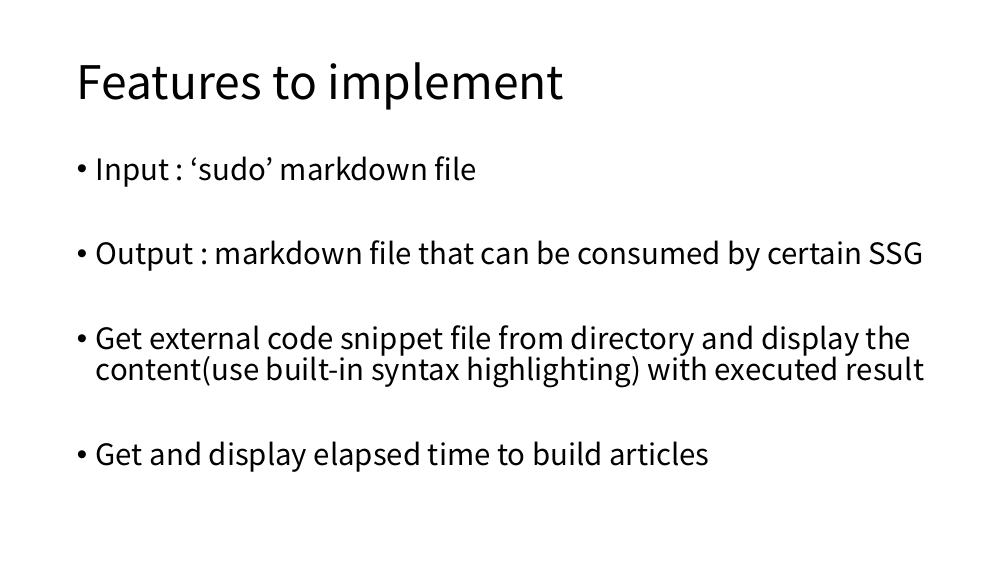
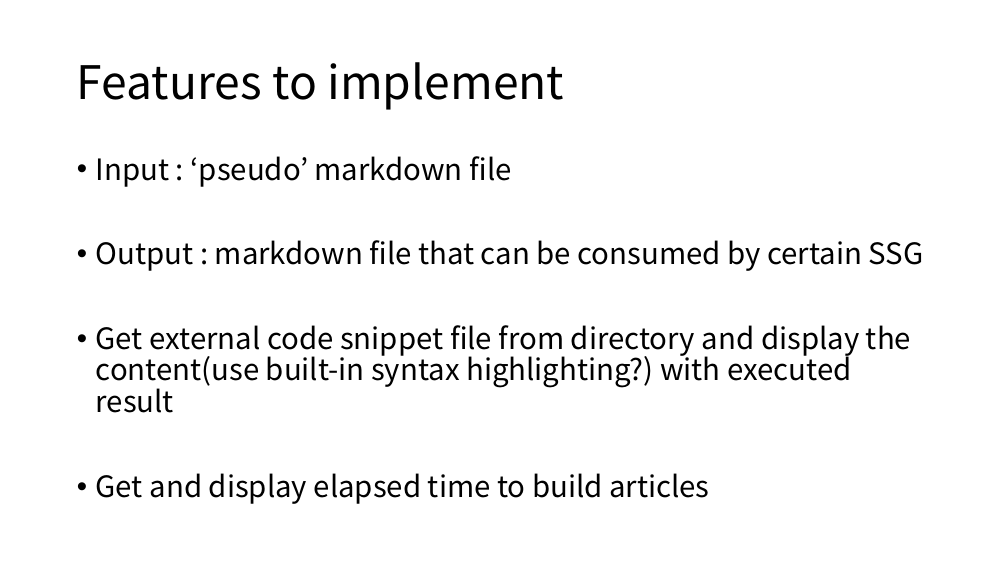
Before and after one commit to hatchling13/rmdprep, a slide deck: slide 8 of layout.pptx. Drawn at 1008x567 pixels with LibreOffice and Linux fonts; fonts in the diff are those of the drawing. Boxes give left, top, right and bottom in pixels: in the first picture for what was removed or moved away, otherwise in the second. Text is boxed around its words. In the diff, an @@ line names an element or a change of style, - is before the commit and + after.

Commit message:
data modelling, started working with content trait

```diff
--- a/layout.pptx
+++ b/layout.pptx
@@ text at <box>96,156,511,187</box>: text changed @@
-• Input : ‘sudo’ markdown file
+• Input : ‘pseudo’ markdown file
@@ text at <box>96,325,911,413</box>: text changed @@
-• Get external code snippet file from directory and display the content(use built-in syntax highlighting) with executed result
+• Get external code snippet file from directory and display the content(use built-in syntax highlighting?) with executed result
```
Also in this commit, not shown: 2 slides added, 2 slides removed, 3 other files.
